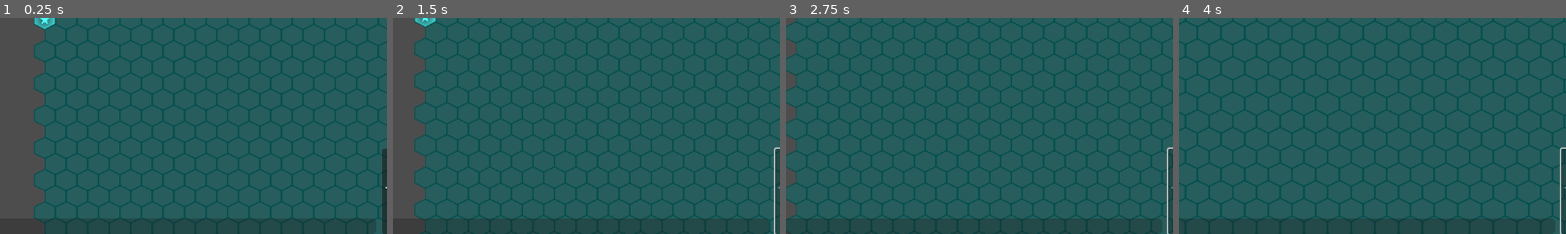
Above: before the commit, frames 1-4 (left to right).
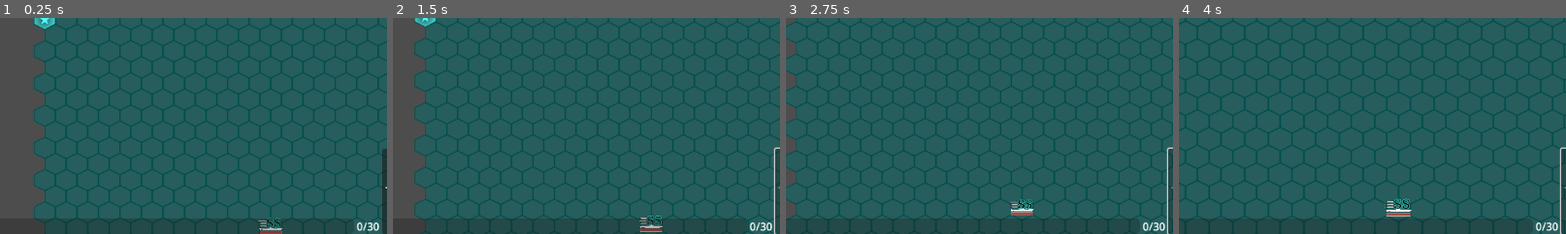
Above: after the commit, the same moments.

Repository: Silver1078682/BattleShipPlus
Game: Godot game, scene res://src/game/game.tscn
Same seed, same stepped clock (60 frames per second), same inputs: the game is played once before the commit and once after it. This scene is started directly instead of the project's main scene.
Inputs (mouse positions are % of the whole screen's width and height, from its top left):
- Up to frame 1 (0.25 s): no input
- Up to frame 2 (1.5 s): click "下一阶段" at 0.5 s; tap Enter (confirm) at 1.25 s; move the mouse to (72, 45) at 1.27 s; hold D (right) from 1.28 s (still down); tap 0 (next_phase) at 1.35 s; click (72, 45) at 1.42 s
- Up to frame 3 (2.75 s): tap Enter (confirm) at 2, 2.1 s; move the mouse to (30, 55) at 2.02 s; release D (right) at 2.03 s; hold S (down) from 2.03 s (still down); click (30, 55) at 2.17 s; tap 0 (next_phase) at 2.3 s
- Up to frame 4 (4 s): move the mouse to (60, 28) at 2.77 s; release S (down) at 2.78 s; hold D (right) 2.78-3.53 s; tap 0 (next_phase) at 2.85, 3.8 s; click (60, 28) at 2.92 s; move the mouse to (45, 70) at 3.52 s; hold V (rotate_forward) from 3.53 s (still down); tap Mouse wheel up (zoom_in) at 3.6 s; click (45, 70) at 3.67 s
The pictures show only the part of the screen within x 44-94%, y 50-100%; the shares and areas given below are measured in that part.

The runs differ from the first frame. In frame 1, 0.5% of the frame differs, in the area x 66-98%, y 92-100%; in frame 2, 0.5%; in frame 3, 0.5%; in frame 4, 0.5%, in the area x 53-98%, y 83-99%.
Error in both runs: Cannot call method 'add_child' on a null value. (res://src/services/vote.gd:56)

Commit message:
Feat: player can go back to main menu after game ends

Diff:
--- a/src/game/game.gd
+++ b/src/game/game.gd
@@ -45,7 +45,7 @@
 	if Network.is_server():
 		Phase.manager.set_initial_phase()
 		Network.instance.player_left.connect(end_game.bind(Result.SUCCESS, EndCondition.NETWORK_DISCONNECTED))
-	else:
+	elif Network.is_client():
 		Network.instance.server_disconnected.connect(end_game.bind(Result.SUCCESS, EndCondition.NETWORK_DISCONNECTED))
 
 	_initialize_readiness_confirmation()
--- a/src/game/game.tscn
+++ b/src/game/game.tscn
@@ -20,6 +20,7 @@
 [ext_resource type="Script" uid="uid://bjae8au4m76po" path="res://tools/debug/unit_test/tests/mine.gd" id="17_asvgm"]
 [ext_resource type="Script" uid="uid://dwh8im7xnfexd" path="res://tools/debug/unit_test/tests/submar.gd" id="19_04kmm"]
 [ext_resource type="Script" uid="uid://bwjvd66iedxtu" path="res://tools/debug/unit_test/tests/scout.gd" id="20_kovr4"]
+[ext_resource type="Script" uid="uid://bwkjjgccrrx4e" path="res://tools/debug/unit_test/tests/no_end.gd" id="21_x1f1g"]
 
 [node name="Game" type="Node2D"]
 script = ExtResource("1_pxd1g")
@@ -100,6 +101,7 @@
 
 [node name="Map" type="Node" parent="Tests"]
 script = ExtResource("16_12uh2")
+auto_start = true
 metadata/_custom_type_script = "uid://pepvmwo83nkf"
 
 [node name="Mine" type="Node" parent="Tests"]
@@ -109,8 +111,15 @@
 [node name="Submar" type="Node" parent="Tests"]
 script = ExtResource("19_04kmm")
 spawn_count = 2
+auto_start = true
 metadata/_custom_type_script = "uid://pepvmwo83nkf"
 
 [node name="Scout" type="Node" parent="Tests"]
 script = ExtResource("20_kovr4")
+auto_start = true
 metadata/_custom_type_script = "uid://pepvmwo83nkf"
+
+[node name="NoEnd" type="Node" parent="Tests"]
+script = ExtResource("21_x1f1g")
+auto_start = true
+metadata/_custom_type_script = "uid://pepvmwo83nkf"
--- a/src/game/main.gd
+++ b/src/game/main.gd
@@ -2,7 +2,7 @@
 extends Node
 
 const GAME_SCENE = preload("uid://b4hy2lm0osuvm")
-@onready var start_menu: CanvasLayer = $StartMenu
+@onready var start_menu: Control = %StartMenu
 static var instance: Main
 
 
@@ -22,8 +22,19 @@
 
 @rpc("any_peer", "call_local", "reliable")
 func start_game() -> void:
+	## No more connection after game started
+	Network.instance.multiplayer.multiplayer_peer.refuse_new_connections = true
+	if Game.instance:
+		Log.error("A game instance ", Game.instance, "is already running")
 	add_child(GAME_SCENE.instantiate())
+	start_menu.waiting_screen.hide()
 	start_menu.hide()
+
+
+func back_to_main_menu() -> void:
+	if Game.instance:
+		Game.instance.queue_free()
+	start_menu.show()
 
 ## Id allocator
 static var _largest_used_id: int
--- a/src/game/main.tscn
+++ b/src/game/main.tscn
@@ -19,5 +19,6 @@
 [node name="StartMenu" type="CanvasLayer" parent="."]
 
 [node name="StartMenu" parent="StartMenu" instance=ExtResource("1_re4jl")]
+unique_name_in_owner = true
 
 [connection signal="player_joined" from="Network" to="." method="_on_network_player_joined"]
--- a/src/services/network.gd
+++ b/src/services/network.gd
@@ -83,15 +83,19 @@
 
 #-----------------------------------------------------------------#
 static func is_server() -> bool:
+	if instance.multiplayer.multiplayer_peer == null:
+		return false
 	if instance.multiplayer.multiplayer_peer.get_connection_status() == MultiplayerPeer.CONNECTION_DISCONNECTED:
 		return false
 	return instance.multiplayer.is_server()
 
 
 static func is_client() -> bool:
+	if instance.multiplayer.multiplayer_peer == null:
+		return false
 	if instance.multiplayer.multiplayer_peer.get_connection_status() == MultiplayerPeer.CONNECTION_DISCONNECTED:
 		return false
-	return instance.multiplayer.is_server()
+	return not instance.multiplayer.is_server()
 
 
 #-----------------------------------------------------------------#
--- a/src/ui/menus/ending_screen/ending_screen.gd
+++ b/src/ui/menus/ending_screen/ending_screen.gd
@@ -1,5 +1,5 @@
 class_name EndingScreen
-extends PanelContainer
+extends Control
 
 @onready var result_label: Label = %ResultLabel
 @onready var end_condition_label: Label = %EndConditionLabel
@@ -15,3 +15,11 @@
 	result_label.text = result_message
 	end_condition_label.text = end_condition_message
 	show()
+
+
+func _on_back_button_pressed() -> void:
+	if Network.is_client():
+		Network.instance.terminate_client()
+	if Network.is_server():
+		Network.instance.terminate_server()
+	Main.instance.back_to_main_menu()
--- a/src/ui/menus/ending_screen/ending_screen.tscn
+++ b/src/ui/menus/ending_screen/ending_screen.tscn
@@ -2,28 +2,57 @@
 
 [ext_resource type="Script" uid="uid://cyl2qm1y87rky" path="res://src/ui/menus/ending_screen/ending_screen.gd" id="1_jp1p5"]
 
-[node name="EndingScreen" type="PanelContainer"]
+[node name="EndingScreen" type="Control"]
+layout_mode = 3
 anchors_preset = 15
 anchor_right = 1.0
 anchor_bottom = 1.0
 grow_horizontal = 2
 grow_vertical = 2
+mouse_behavior_recursive = 2
 script = ExtResource("1_jp1p5")
 
-[node name="CenterContainer" type="CenterContainer" parent="."]
+[node name="EndingScreen" type="PanelContainer" parent="."]
+layout_mode = 1
+anchors_preset = 15
+anchor_right = 1.0
+anchor_bottom = 1.0
+grow_horizontal = 2
+grow_vertical = 2
+
+[node name="CenterContainer" type="CenterContainer" parent="EndingScreen"]
 layout_mode = 2
 
-[node name="VBoxContainer" type="VBoxContainer" parent="CenterContainer"]
+[node name="VBoxContainer" type="VBoxContainer" parent="EndingScreen/CenterContainer"]
 layout_mode = 2
 
-[node name="ResultLabel" type="Label" parent="CenterContainer/VBoxContainer"]
+[node name="ResultLabel" type="Label" parent="EndingScreen/CenterContainer/VBoxContainer"]
 unique_name_in_owner = true
 layout_mode = 2
 text = "FAILURE"
 
-[node name="HSeparator" type="HSeparator" parent="CenterContainer/VBoxContainer"]
+[node name="HSeparator" type="HSeparator" parent="EndingScreen/CenterContainer/VBoxContainer"]
 layout_mode = 2
 
-[node name="EndConditionLabel" type="Label" parent="CenterContainer/VBoxContainer"]
+[node name="EndConditionLabel" type="Label" parent="EndingScreen/CenterContainer/VBoxContainer"]
 unique_name_in_owner = true
 layout_mode = 2
+
+[node name="MarginContainer" type="MarginContainer" parent="."]
+layout_mode = 1
+anchors_preset = 3
+anchor_left = 1.0
+anchor_top = 1.0
+anchor_right = 1.0
+anchor_bottom = 1.0
+offset_left = -64.0
+offset_top = -8.0
+grow_horizontal = 0
+grow_vertical = 0
+
+[node name="BackButton" type="Button" parent="MarginContainer"]
+unique_name_in_owner = true
+layout_mode = 2
+text = "Back"
+
+[connection signal="pressed" from="MarginContainer/BackButton" to="." method="_on_back_button_pressed"]
--- a/src/ui/menus/game_menu/next_phase_button.gd
+++ b/src/ui/menus/game_menu/next_phase_button.gd
@@ -18,8 +18,9 @@
 
 
 func _shortcut_input(event: InputEvent) -> void:
-	if event.is_action("next_phase"):
+	if event.is_action("next_phase", true):
 		_notify_ready()
+
 
 #-----------------------------------------------------------------#
 func _notify_ready() -> void:
Not shown: 1 places in src/game/game.tscn that only renumber resources
